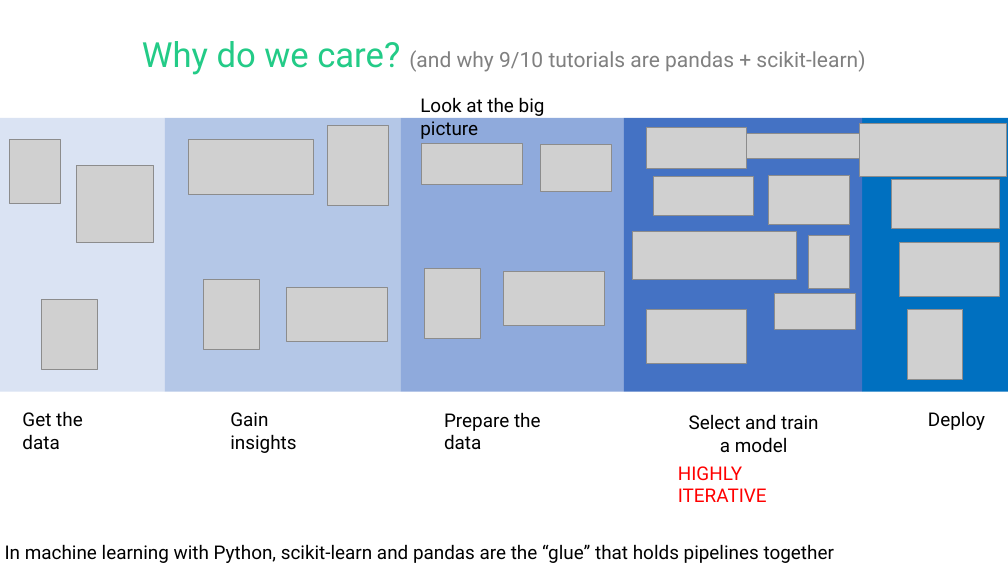
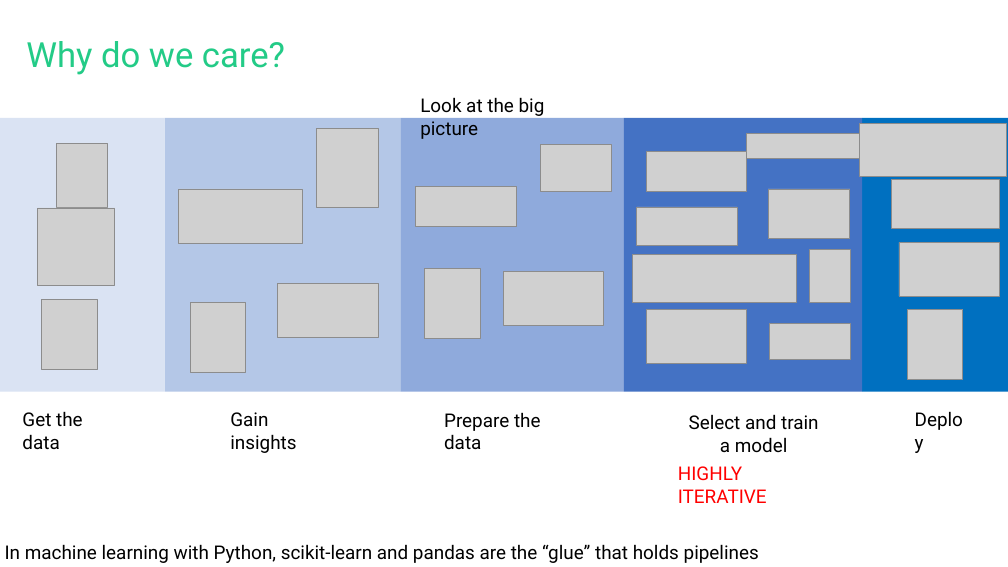
Before and after one commit to Mbaez97/fgv-class-2026-scikitlearn-tutorial, a slide deck: slide 3 of Scikit-learn class.pptx. Drawn at 1008x567 pixels with LibreOffice and Linux fonts; fonts in the diff are those of the drawing; grey boxes stand for pictures. Boxes give left, top, right and bottom in pixels: in the first picture for what was removed or moved away, otherwise in the second. Text is boxed around its words. In the diff, an @@ line names an element or a change of style, - is before the commit and + after.

Commit message:
Updating presentation

```diff
--- a/Scikit-learn class.pptx
+++ b/Scikit-learn class.pptx
@@ title at [26,41,285,75]: text changed; size 20 to 33 pt; text colour #808080 to #23CB87 @@
-Why do we care? (and why 9/10 tutorials are pandas + scikit-learn)
+Why do we care?
@@ picture: place and size @@
-picture at [9,140,60,204]
+picture at [57,144,108,208]
@@ picture: place and size @@
-picture at [327,126,389,205]
+picture at [317,129,378,208]
@@ picture: place and size @@
-picture at [647,128,747,169]
+picture at [647,151,747,192]
@@ picture: place and size @@
-picture at [76,166,154,243]
+picture at [38,208,115,285]
@@ picture: place and size @@
-picture at [189,139,313,194]
+picture at [178,189,302,243]
@@ picture: place and size @@
-picture at [422,144,523,185]
+picture at [416,186,516,227]
@@ picture: place and size @@
-picture at [653,177,754,216]
+picture at [637,207,737,246]
@@ picture: place and size @@
-picture at [768,175,850,225]
+picture at [768,189,850,239]
@@ picture: place and size @@
-picture at [632,231,796,279]
+picture at [632,255,796,302]
@@ picture: place and size @@
-picture at [809,235,850,288]
+picture at [810,250,851,302]
@@ picture: place and size @@
-picture at [287,287,387,341]
+picture at [278,284,378,337]
@@ picture: place and size @@
-picture at [203,280,259,350]
+picture at [191,302,246,373]
@@ picture: place and size @@
-picture at [774,293,855,329]
+picture at [770,324,851,359]
@@ text "Deploy" rewrapped from [928,412,985,430] to [907,405,979,435] @@
@@ text "In machine learning with Python, ..." rewrapped from [5,544,834,563] to [5,544,759,563] @@
```
Also in this commit, not shown: 9 other slides changed.
